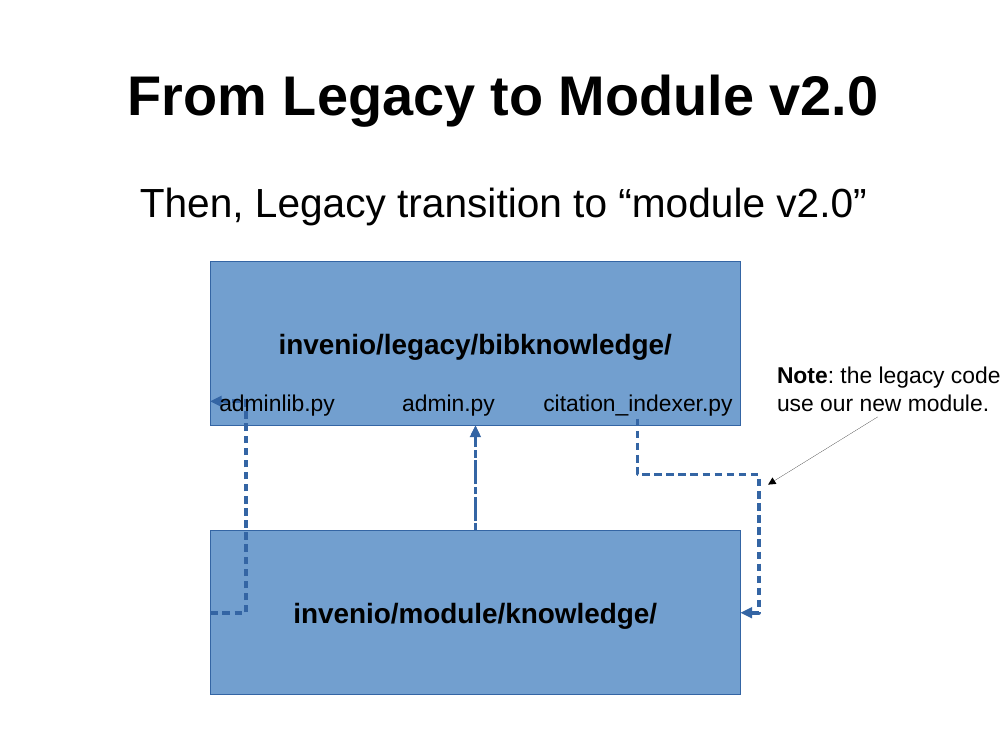
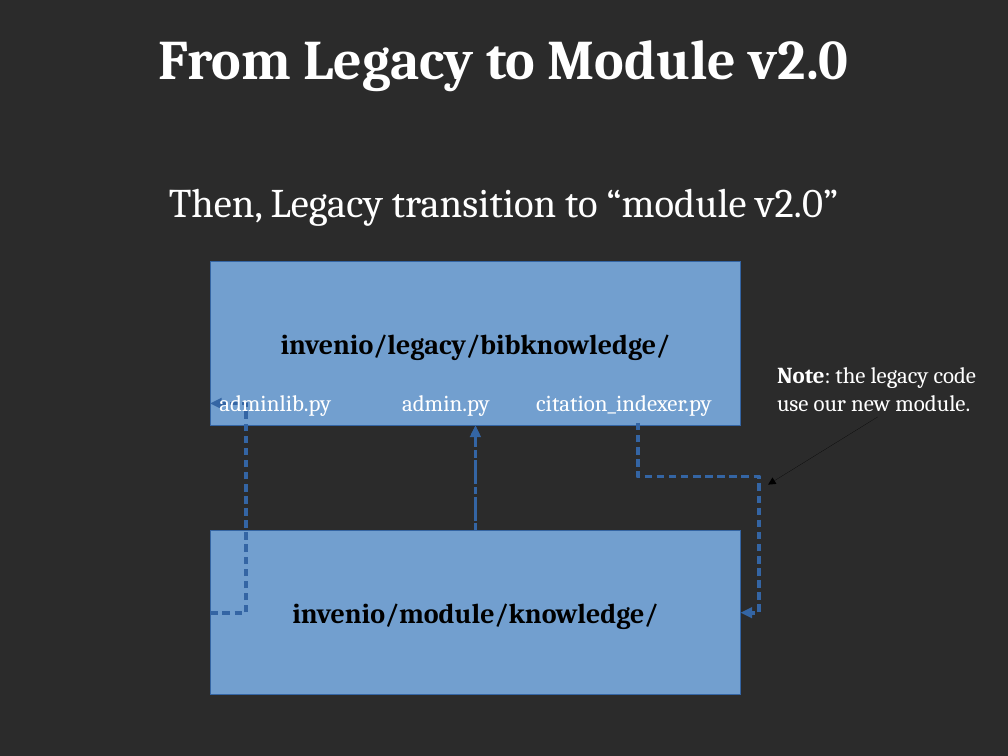
Before and after one commit to hachreak/invenio-devforum-knowledge-2.0, a slide deck: slide 3 of presentation.odp. Drawn at 1008x756 pixels with LibreOffice and Linux fonts; fonts in the diff are those of the drawing; background and template pictures are left out; a plain dark background stands for a picture behind light text. Boxes give left, top, right and bottom in pixels: in the first picture for what was removed or moved away, otherwise in the second. Text is boxed around its words. In the diff, an @@ line names an element or a change of style, - is before the commit and + after.

```diff
--- a/presentation.odp
+++ b/presentation.odp
@@ background #FFFFFF to picture (left out) @@
@@ font Arial to Cambria, text colour #000000 to #FFFFFF in 6 elements at [169,188,838,226], [536,395,711,416], [777,367,977,411], [402,395,490,416], [219,395,331,416], [159,40,849,92] @@
@@ title "From Legacy to Module v2.0": place and size @@
-title "From Legacy to Module v2.0" at [128,74,879,125]
+title "From Legacy to Module v2.0" at [159,40,849,92]
@@ rectangle "invenio/legacy/bibknowledge/" at [210,262,741,426]: font Arial to Cambria @@
@@ elbow arrow (210, 613) - (210, 403): route changed @@
@@ elbow arrow moved from (638, 419) - (741, 613) to (638, 423) - (741, 613) @@
@@ rectangle "invenio/module/knowledge/" at [210,531,741,695]: font Arial to Cambria @@
```
Also in this commit, not shown: 16 other slides changed, 1 other file.
